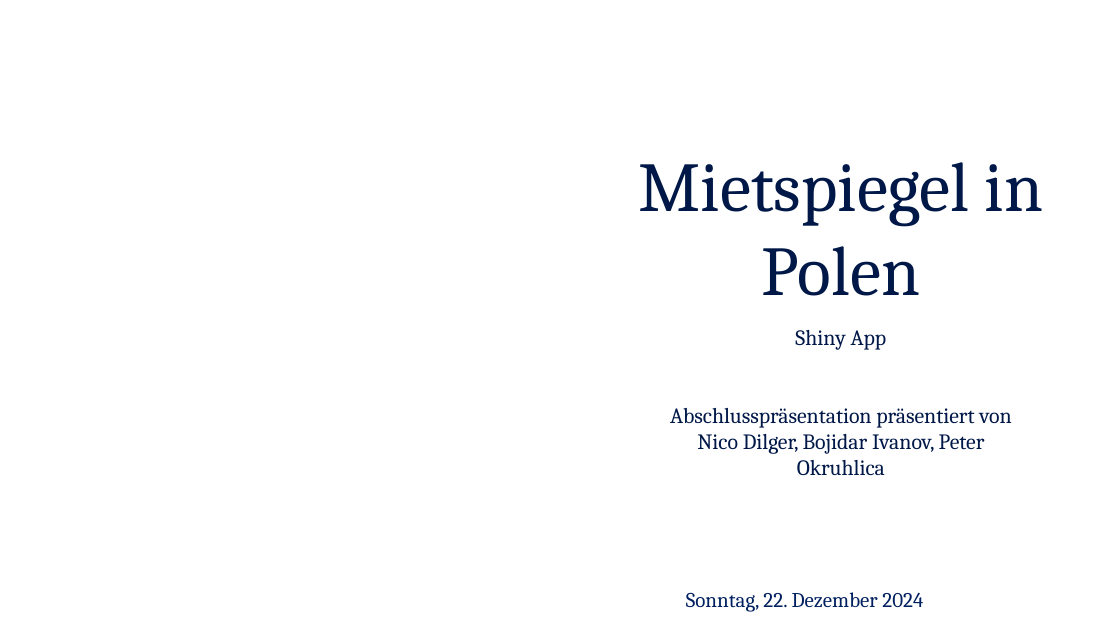
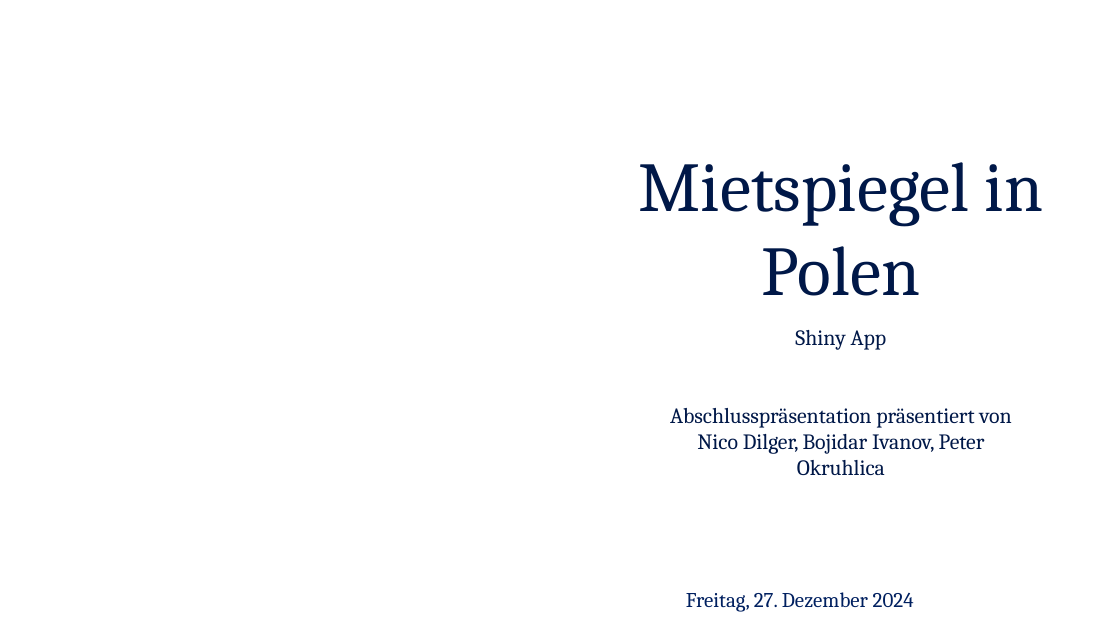
Before and after one commit to Dewin154/Projekt_Bauer, a slide deck: slide 1 of Mietspiegel_in_Polen.pptx. Drawn at 1120x630 pixels with LibreOffice and Linux fonts; fonts in the diff are those of the drawing; background and template pictures are left out. Boxes give left, top, right and bottom in pixels: in the first picture for what was removed or moved away, otherwise in the second. Text is boxed around its words. In the diff, an @@ line names an element or a change of style, - is before the commit and + after.

```diff
--- a/Mietspiegel_in_Polen.pptx
+++ b/Mietspiegel_in_Polen.pptx
@@ text at <box>686,592,914,612</box>: text changed @@
-Sonntag, 22. Dezember 2024
+Freitag, 27. Dezember 2024
```
Also in this commit, not shown: 1 other slide changed, 1 slide added, 2 other files.
